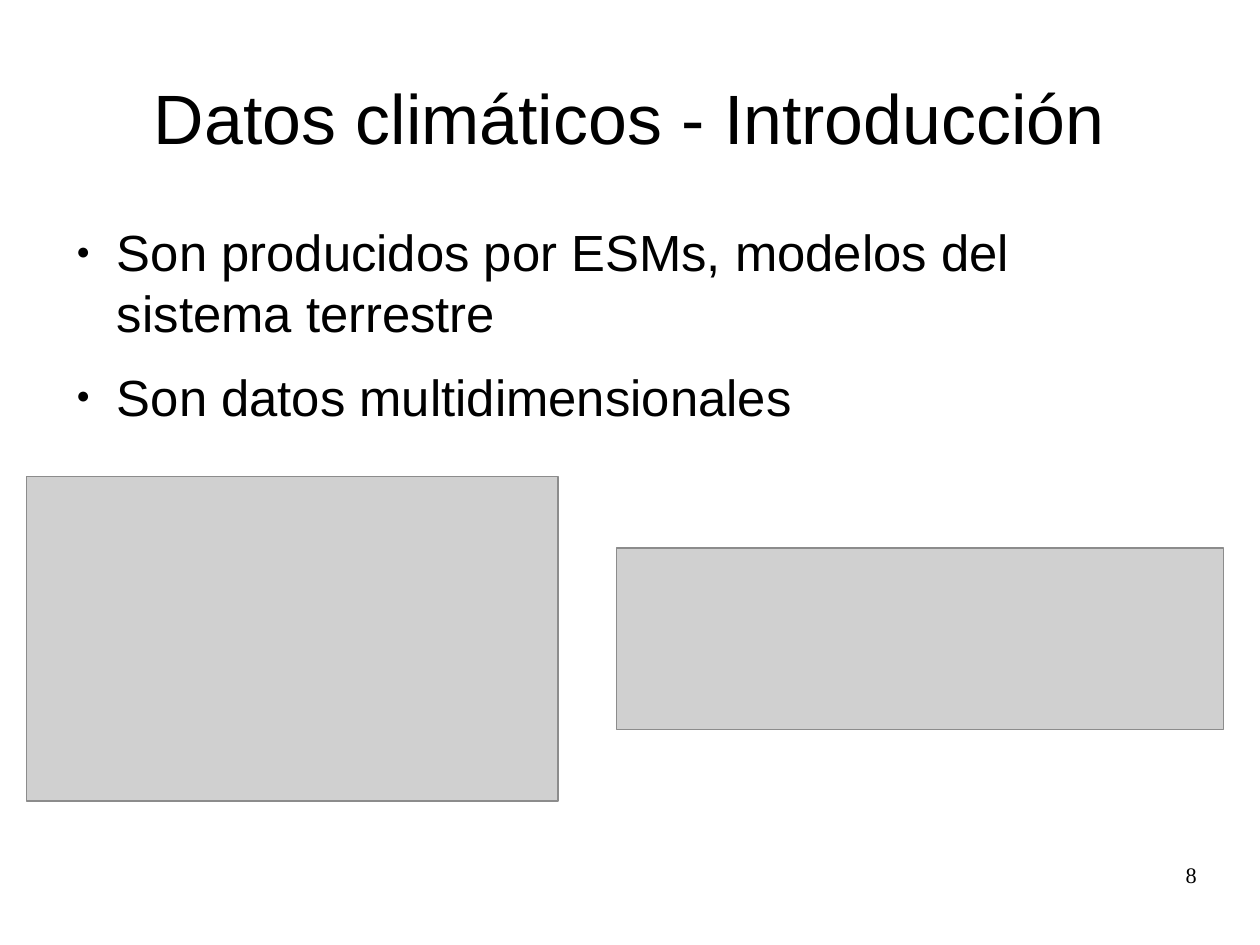
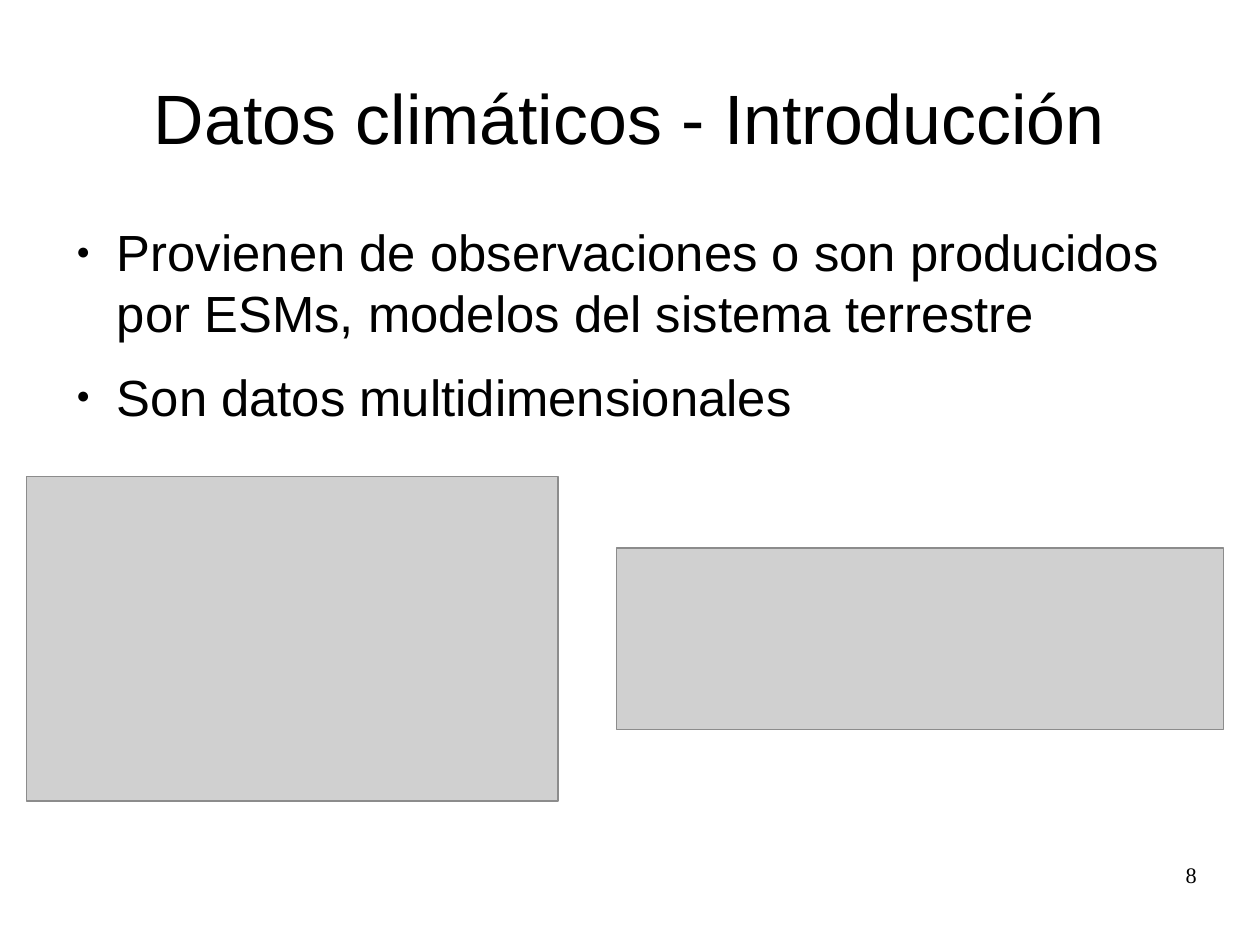
Before and after one commit to zequihg50/tfm, a slide deck: slide 8 of presentacion.odp. Drawn at 1260x945 pixels with LibreOffice and Linux fonts; fonts in the diff are those of the drawing; grey boxes stand for pictures. Boxes give left, top, right and bottom in pixels: in the first picture for what was removed or moved away, otherwise in the second. Text is boxed around its words. In the diff, an @@ line names an element or a change of style, - is before the commit and + after.

```diff
--- a/presentacion.odp
+++ b/presentacion.odp
@@ text at <box>117,234,1158,343</box>: text changed @@
-● Son producidos por ESMs, modelos del sistema terrestre
+● Provienen de observaciones o son producidos por ESMs, modelos del sistema terrestre
```
Also in this commit, not shown: 15 other slides changed, 8 slides added.
